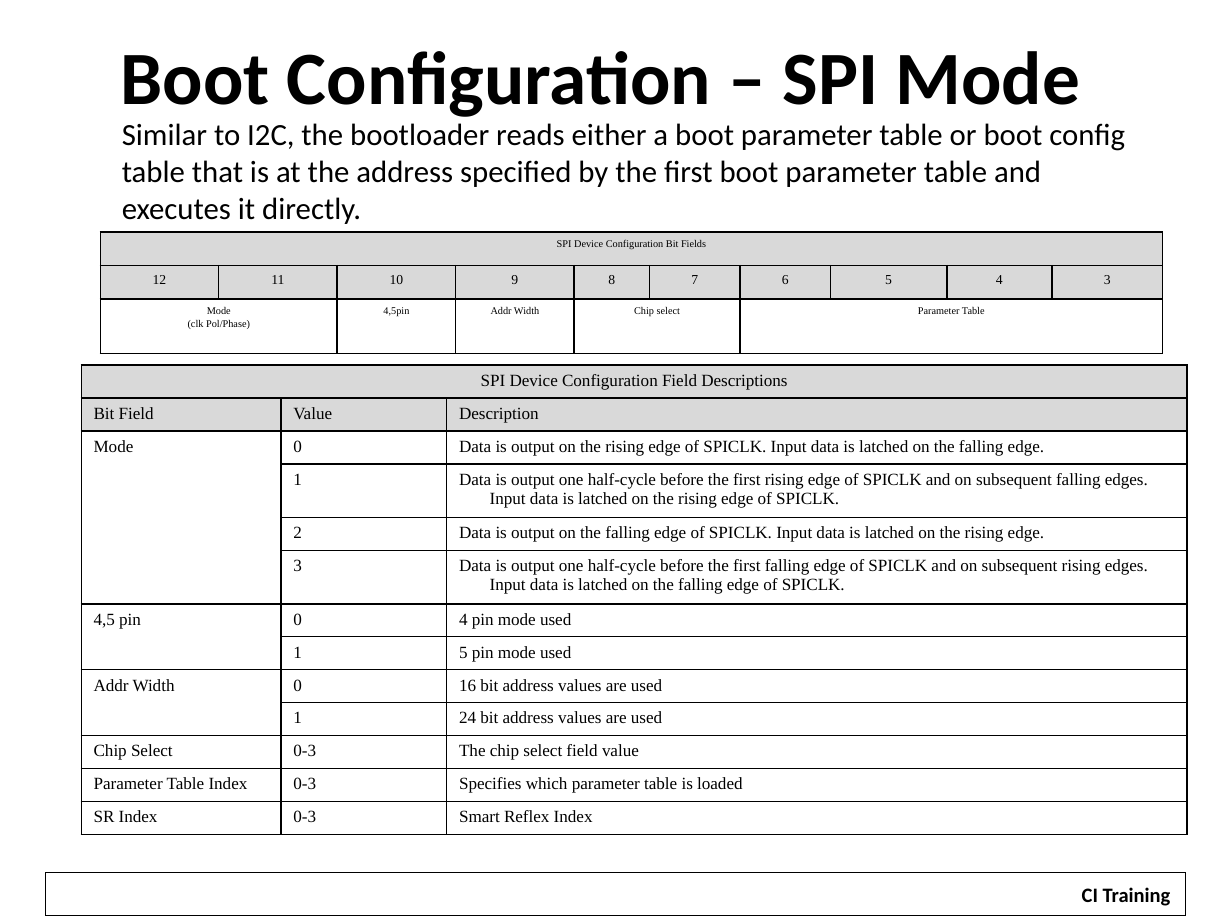
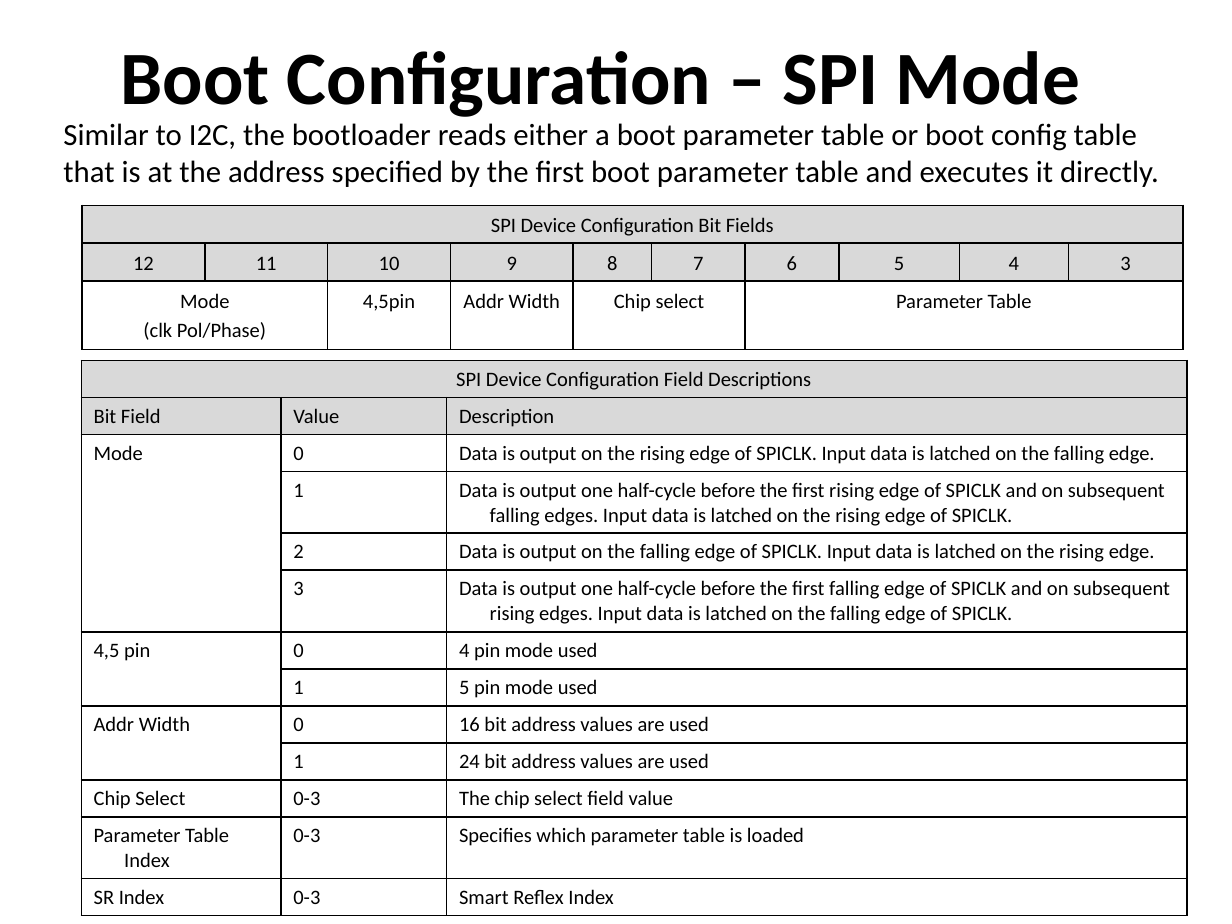
Before and after one commit to hari1989/keystone-workshop, a slide deck: slide 15 of slides/Keystone Bootloader.pptx. Drawn at 1232x924 pixels with LibreOffice and Linux fonts; fonts in the diff are those of the drawing; background and template pictures are left out. Boxes give left, top, right and bottom in pixels: in the first picture for what was removed or moved away, otherwise in the second. Text is boxed around its words. In the diff, an @@ line names an element or a change of style, - is before the commit and + after.

Commit message:
Updates for London Training

```diff
--- a/slides/Keystone Bootloader.pptx
+++ b/slides/Keystone Bootloader.pptx
@@ text "Similar to I2C, the bootloader ..." rewrapped from (122,123,1125,224) to (63,123,1159,187) @@
@@ table at (83,206,1184,350) @@
@@ size 6 to 12 pt in "SPI Device Configuration Bit Fields", "Mode", "(clk Pol/Phase)", "4,5pin" and 3 more places @@
@@ font Times New Roman to Calibri @@
@@ size 8 to 12 pt in "12", "11", "10", "9" and 6 more places @@
@@ table: place and size @@
-table at (100,232,1159,354)
+table at (83,206,1184,350)
@@ table at (81,361,1188,915) @@
@@ size 10 to 12 pt, font Times New Roman to Calibri @@
@@ table: place and size @@
-table at (81,365,1188,833)
+table at (81,361,1188,915)
@@ rectangle added at (31,869,1191,918), fill #FFFFFF @@
@@ rectangle removed at (46,872,1186,915) @@
@@ rectangle removed at (1068,876,1184,913) @@
-CI Training
```
Also in this commit, not shown: 30 other slides changed, 1 slide removed, 14 other files.
